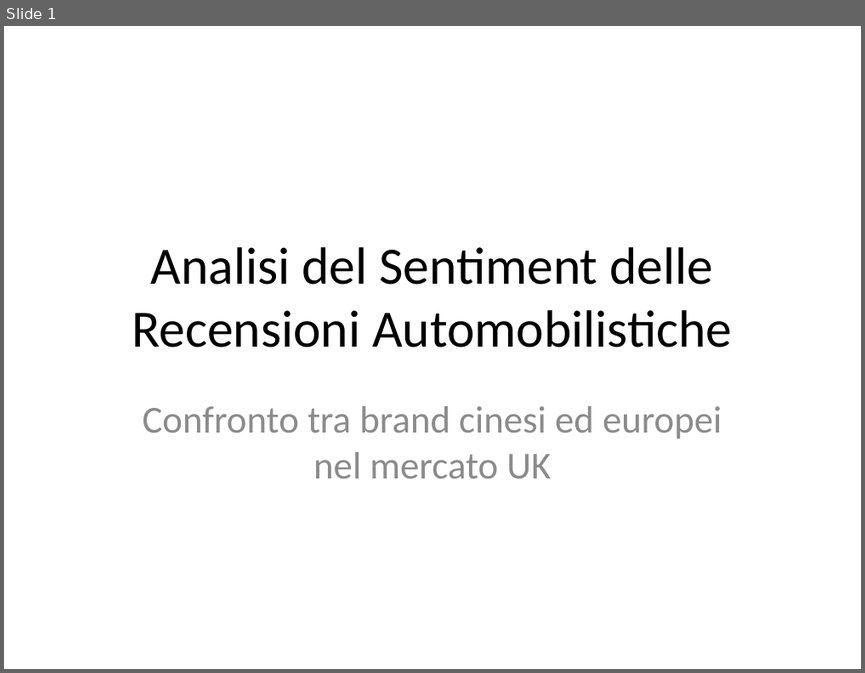
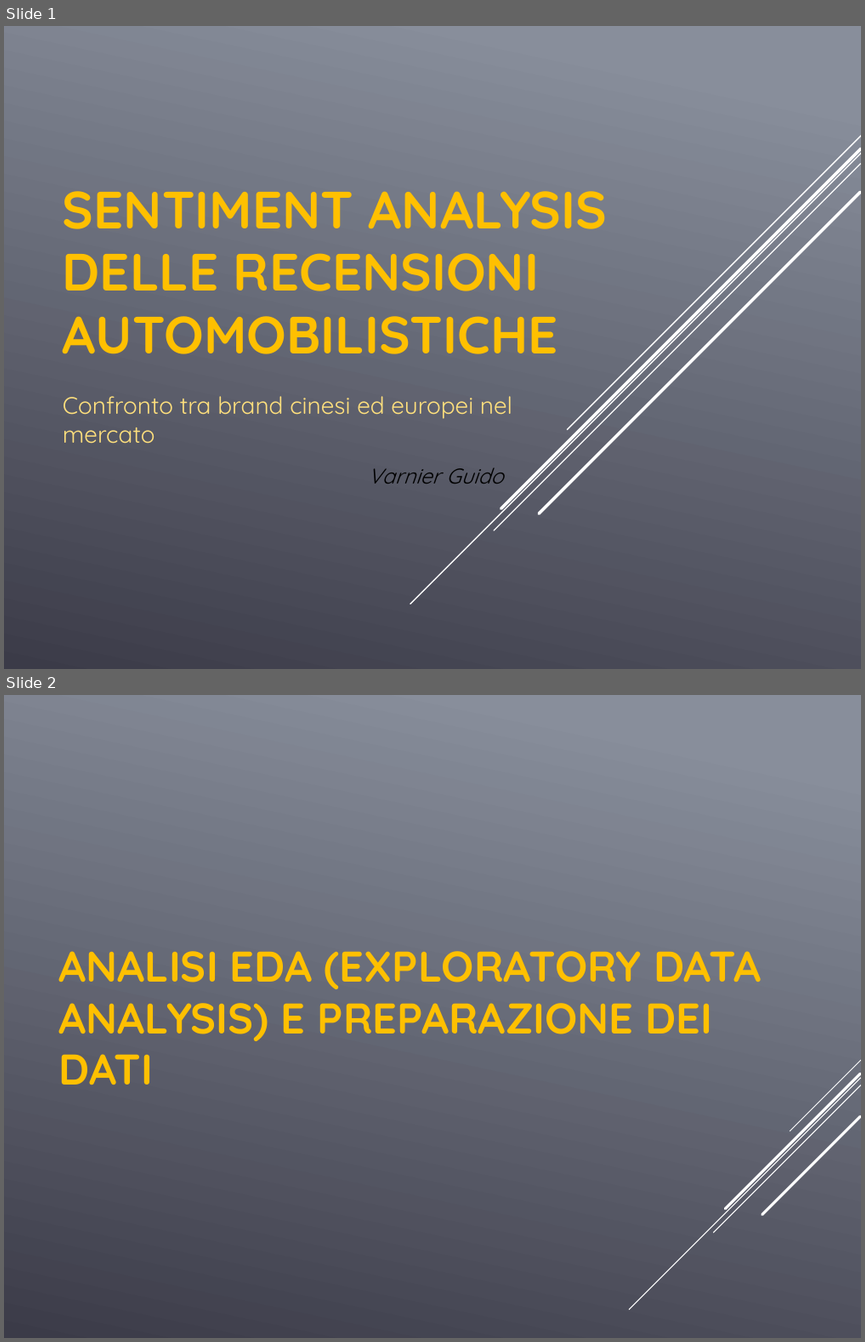
Before and after one commit to GuidoGTX/rossato_job, a slide deck: Analisi_Sentiment_Recensioni.pptx. Shown one above the other, each under a label of ours: slide 1 before the commit, slides 1 and 2 after it. The pictures are 865x673 and 865x1342 pixels, drawn with LibreOffice and Linux fonts; fonts in the diff are those of the drawing. Boxes give left, top, right and bottom in pixels: in the first picture for what was removed or moved away, otherwise in the second. Text is boxed around its words. In the diff, an @@ line names an element or a change of style, - is before the commit and + after.

```diff
--- a/Analisi_Sentiment_Recensioni.pptx
+++ b/Analisi_Sentiment_Recensioni.pptx
@@ slide 2 added at [4, 695, 861, 1338], background gradient #888E9B to #3C3C49 @@
@@ title added at [58, 951, 761, 1084], 36 pt, text #FFC000, bold @@
+ANALISI EDA (EXPLORATORY DATA ANALYSIS) E PREPARAZIONE DEI DATI
@@ group added at [630, 1060, 861, 1310]: 5 lines @@
@@ slide 1 changed as well @@
@@ background #FFFFFF to gradient #888E9B to #3C3C49 @@
@@ title "SENTIMENT ANALYSIS DELLE RECENSIONI AUTOMOBILISTICHE" at [63, 191, 607, 354]: vertical alignment middle to bottom @@
@@ title at [63, 191, 607, 354]: text changed; font Calibri to Quicksand; text colour #000000 to #FFC000; bold on @@
-Analisi del Sentiment delle Recensioni Automobilistiche
+SENTIMENT ANALYSIS DELLE RECENSIONI AUTOMOBILISTICHE
@@ group added at [410, 136, 861, 603]: 5 lines @@
@@ subtitle at [63, 396, 512, 443]: text changed; size 32 to 20 pt; font Calibri to Quicksand; text colour #8C8C8C to #FFE07D @@
-Confronto tra brand cinesi ed europei nel mercato UK
+Confronto tra brand cinesi ed europei nel mercato
@@ text added at [368, 468, 503, 483], 18 pt, text #000000, italic @@
+Varnier Guido
```
Also in this commit, not shown: 7 other slides added, 4 slides removed.
